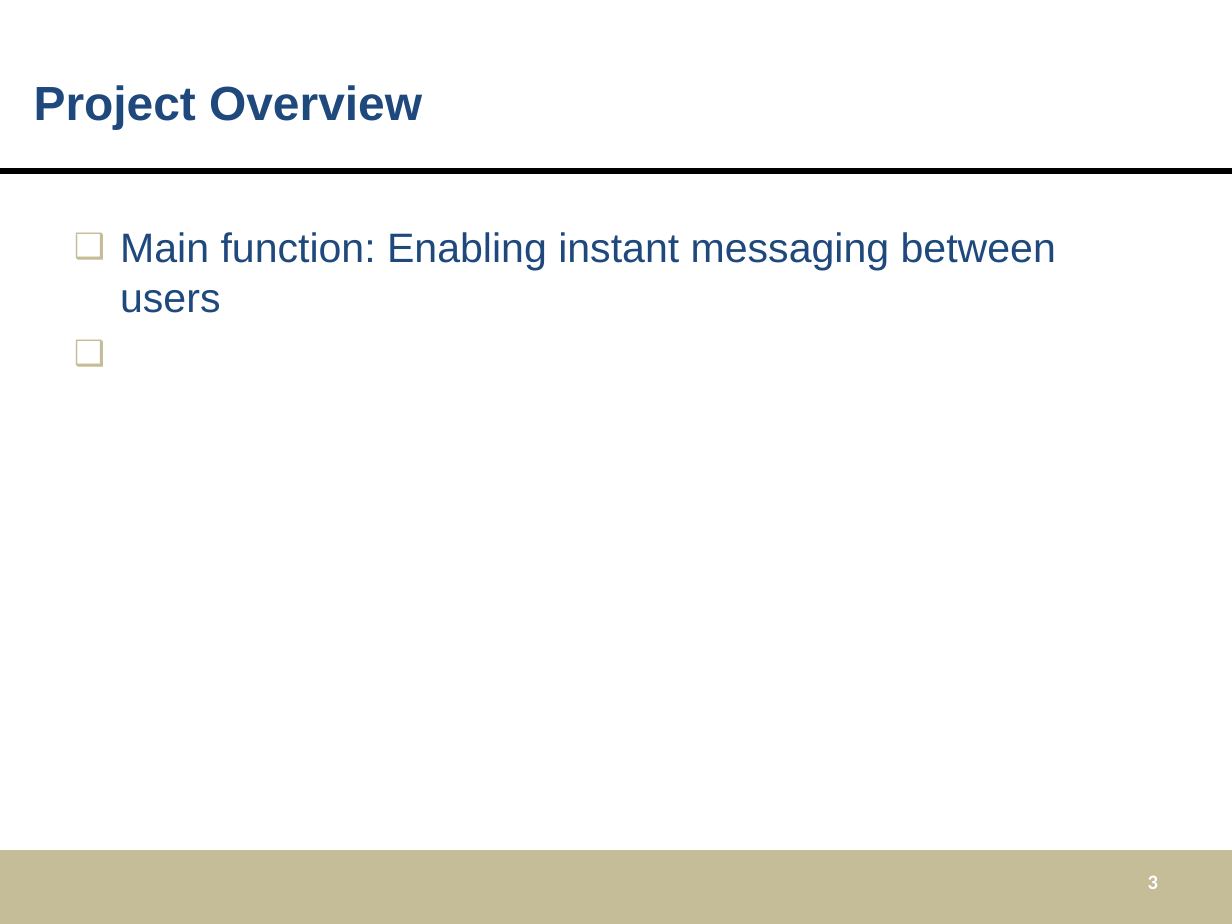
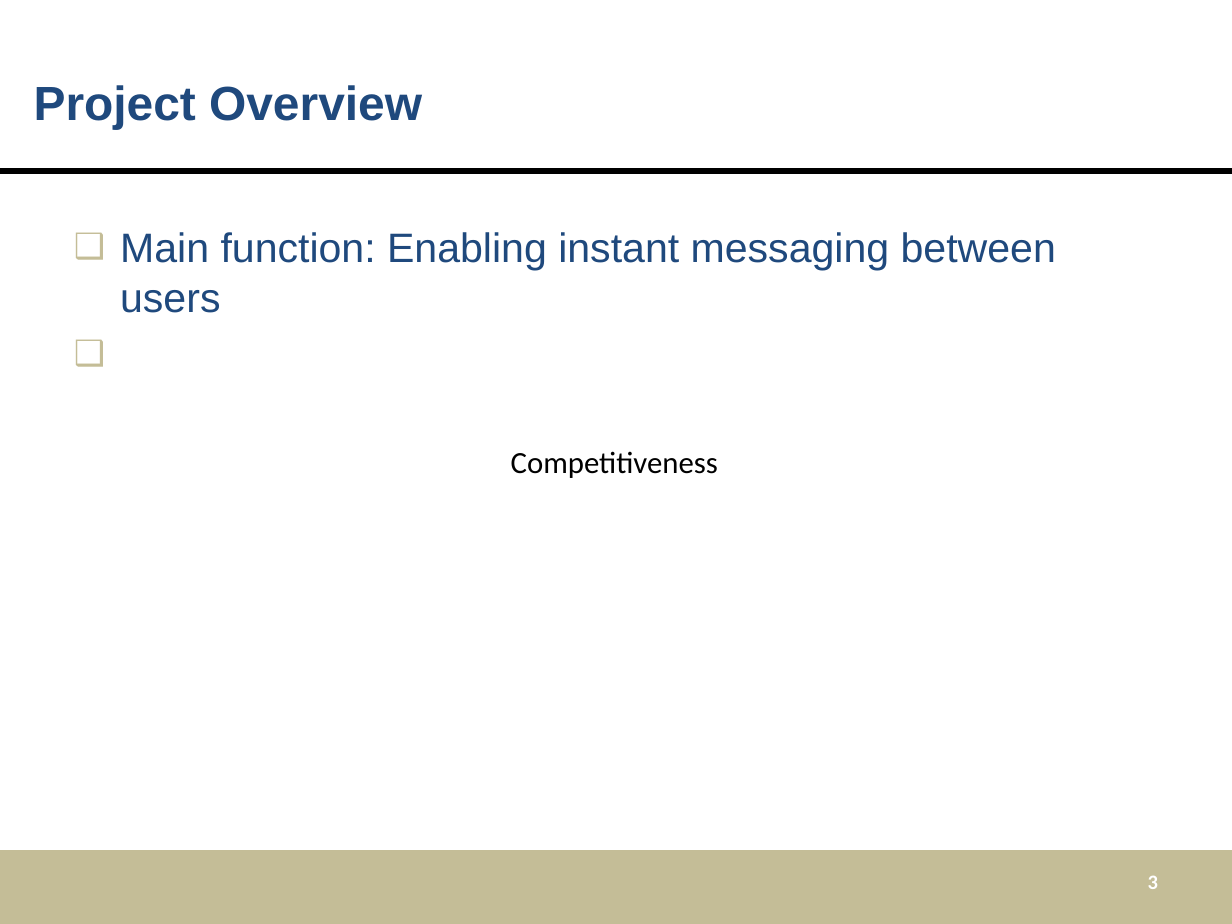
Before and after one commit to mdger/UGNM_Instantmessaging, a slide deck: slide 3 of LAS2peer-Template-Project/doc/Presentation_template.pptx. Drawn at 1232x924 pixels with LibreOffice and Linux fonts; fonts in the diff are those of the drawing. Boxes give left, top, right and bottom in pixels: in the first picture for what was removed or moved away, otherwise in the second. Text is boxed around its words. In the diff, an @@ line names an element or a change of style, - is before the commit and + after.

```diff
--- a/LAS2peer-Template-Project/doc/Presentation_template.pptx
+++ b/LAS2peer-Template-Project/doc/Presentation_template.pptx
@@ text added at box(511, 451, 718, 478), 18 pt, text #000000 @@
+Competitiveness
```
Also in this commit, not shown: 1 other slide changed, 2 slides added.
